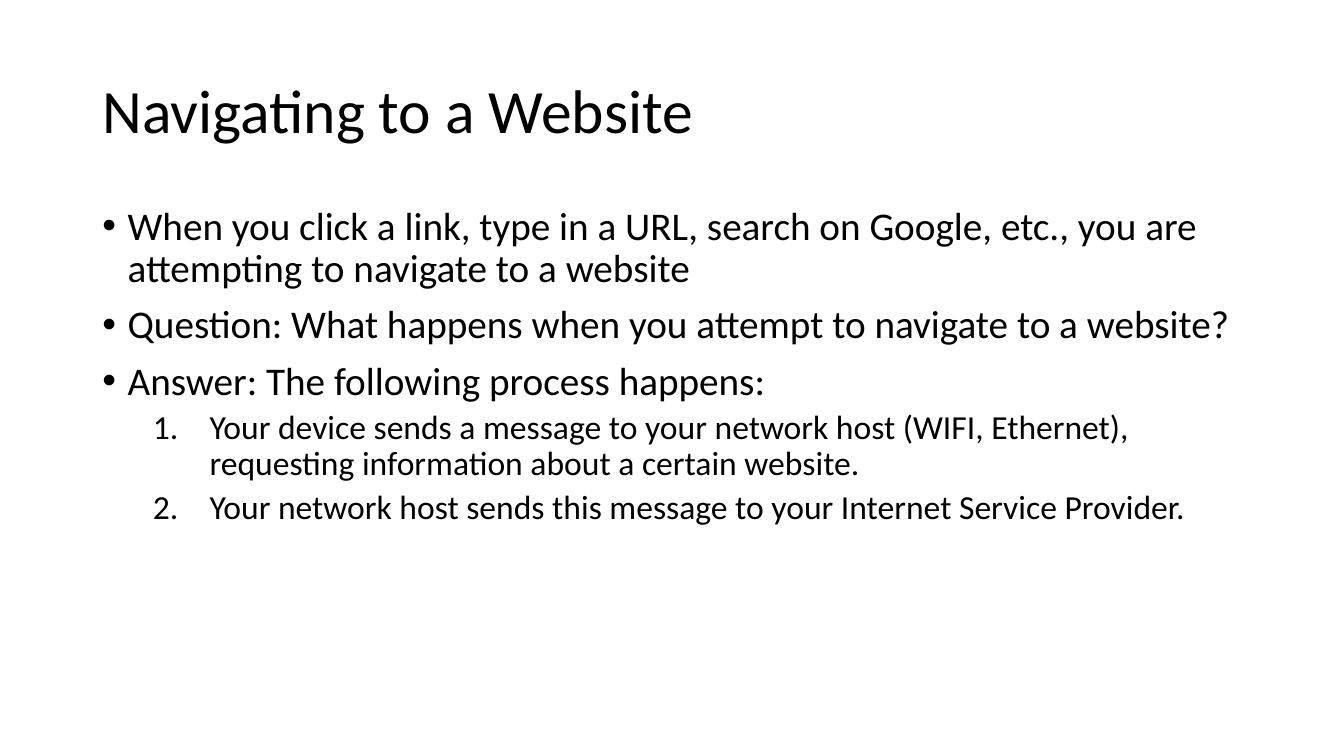
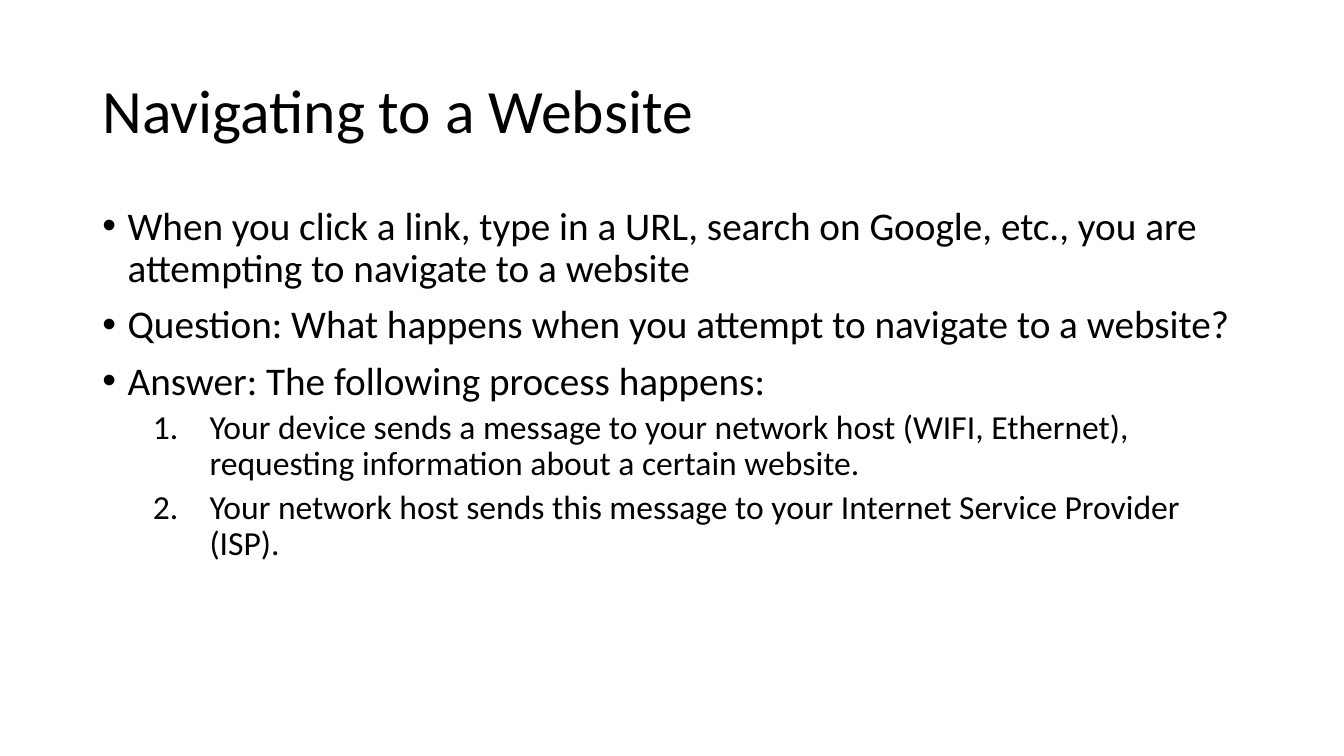
Before and after one commit to MrJoshGross/Course-Curricular-Material, a slide deck: slide 6 of wip/Lecture 7 - Introduction to the Internet.pptx (slide 9 before the commit). Drawn at 1344x756 pixels with LibreOffice and Linux fonts; fonts in the diff are those of the drawing. Boxes give left, top, right and bottom in pixels: in the first picture for what was removed or moved away, otherwise in the second. Text is boxed around its words. In the diff, an @@ line names an element or a change of style, - is before the commit and + after.

Commit message:
Lectures 7 and 8 work

```diff
--- a/wip/Lecture 7 - Introduction to the Internet.pptx
+++ b/wip/Lecture 7 - Introduction to the Internet.pptx
@@ text at (210, 495, 1180, 560): text changed @@
-  2. Your network host sends this message to your Internet Service Provider.
+  2. Your network host sends this message to your Internet Service Provider (ISP).
```
Also in this commit, not shown: 4 other slides changed, 6 slides added, 3 slides removed, 1 other file.
